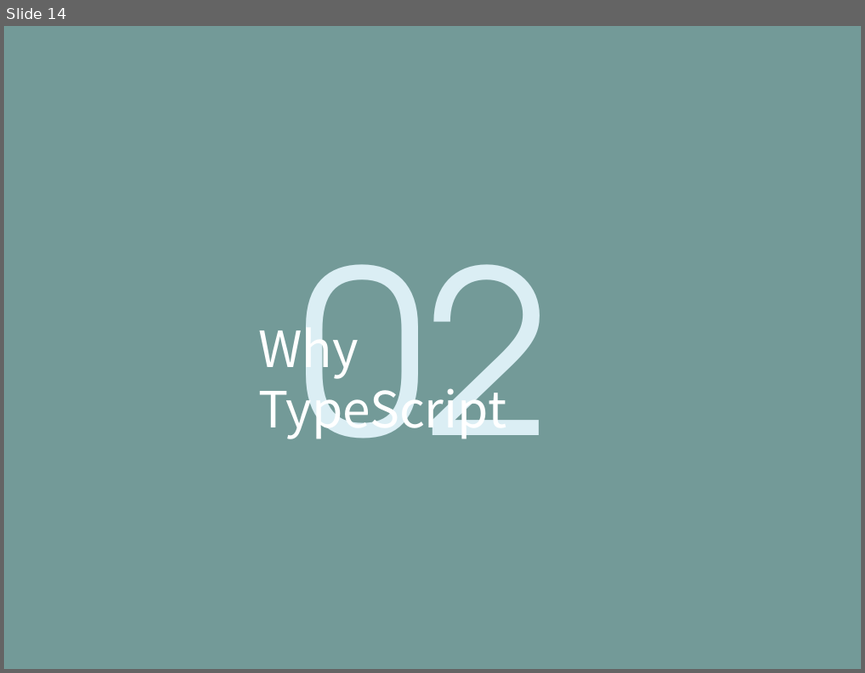
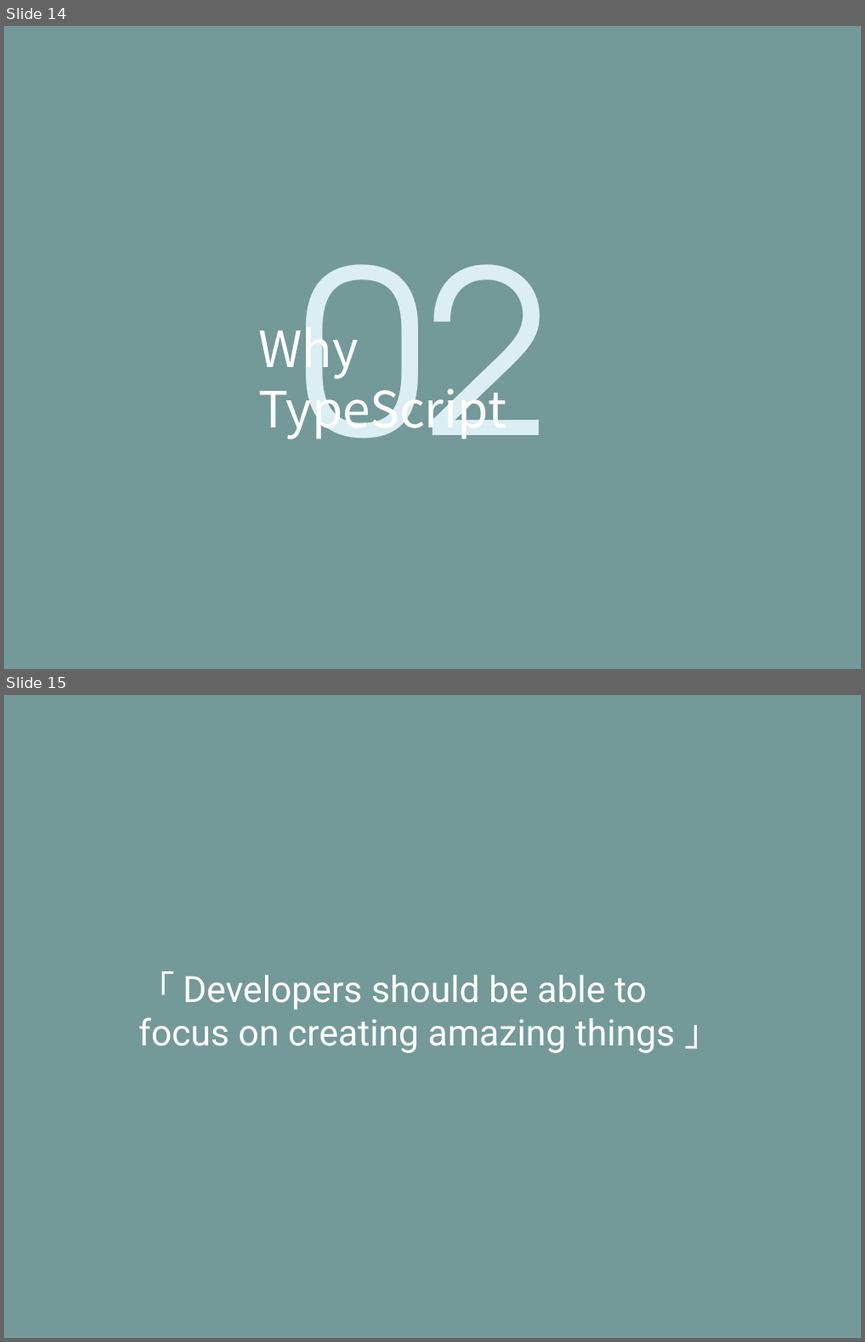
Before and after one commit to life0727/blog, a slide deck: ppt/typescript.pptx. Shown one above the other, each under a label of ours: slide 14 before the commit, slides 14 and 15 after it. The pictures are 865x673 and 865x1342 pixels, drawn with LibreOffice and Linux fonts; fonts in the diff are those of the drawing. Boxes give left, top, right and bottom in pixels: in the first picture for what was removed or moved away, otherwise in the second. Text is boxed around its words. In the diff, an @@ line names an element or a change of style, - is before the commit and + after.

```diff
--- a/ppt/typescript.pptx
+++ b/ppt/typescript.pptx
@@ slide 15 added at [4,695,861,1338], background #739A98 @@
@@ text added at [138,971,721,1053], 48 pt, text #FFFFFF @@
+「 Developers should be able to focus on creating amazing things 」
```
Also in this commit, not shown: 10 other slides added, 6 slides removed, 1 other file.
